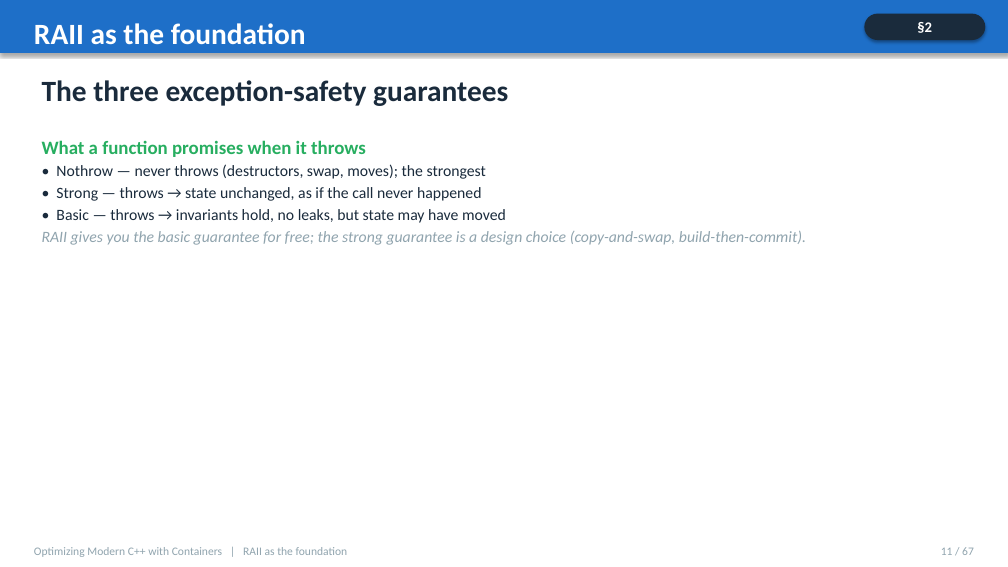
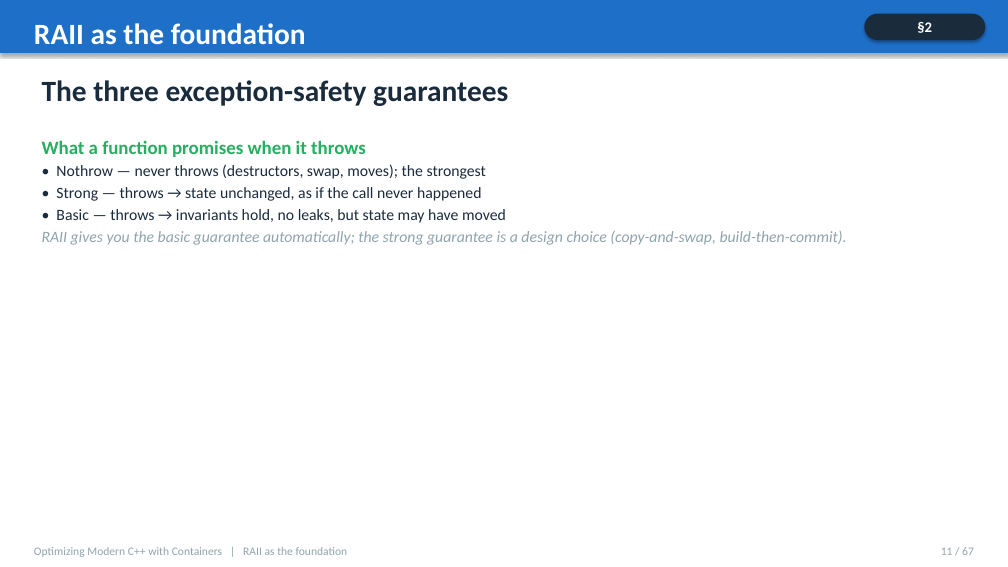
Before and after one commit to patterncatalyst/cpp-statelessness, a slide deck: slide 11 of presentation/cpp-statelessness-compendium.pptx. Drawn at 1008x567 pixels with LibreOffice and Linux fonts; fonts in the diff are those of the drawing. Boxes give left, top, right and bottom in pixels: in the first picture for what was removed or moved away, otherwise in the second. Text is boxed around its words. In the diff, an @@ line names an element or a change of style, - is before the commit and + after.

```diff
--- a/presentation/cpp-statelessness-compendium.pptx
+++ b/presentation/cpp-statelessness-compendium.pptx
@@ text at (42, 231, 847, 245): text changed @@
-RAII gives you the basic guarantee for free; the strong guarantee is a design choice (copy-and-swap, build-then-commit).
+RAII gives you the basic guarantee automatically; the strong guarantee is a design choice (copy-and-swap, build-then-commit).
```
Also in this commit, not shown: 20 other slides changed, 5 other files.
